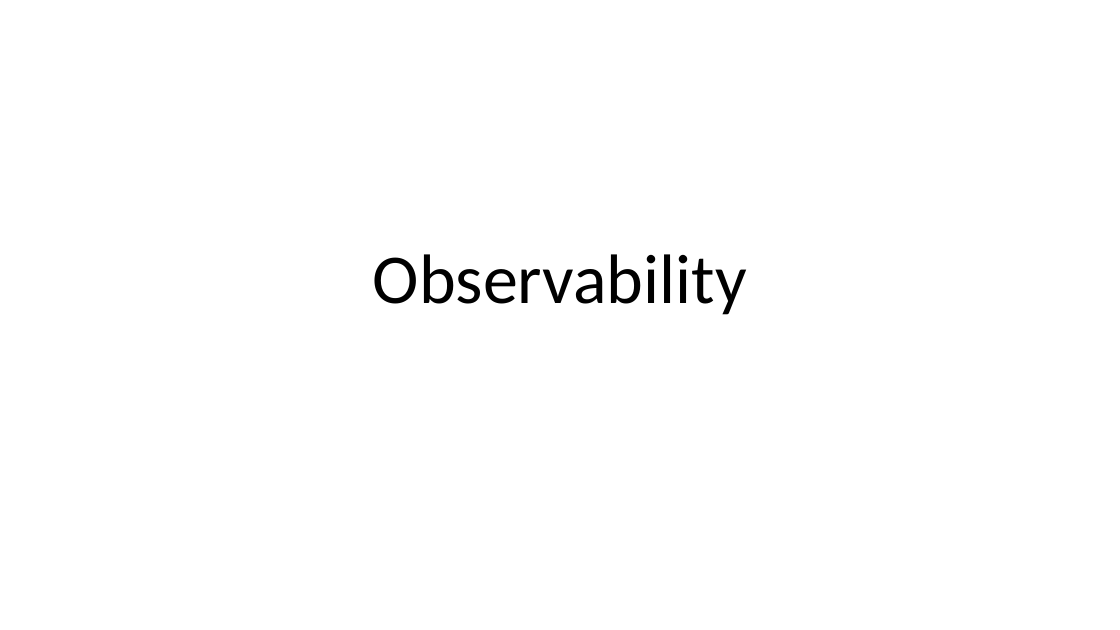
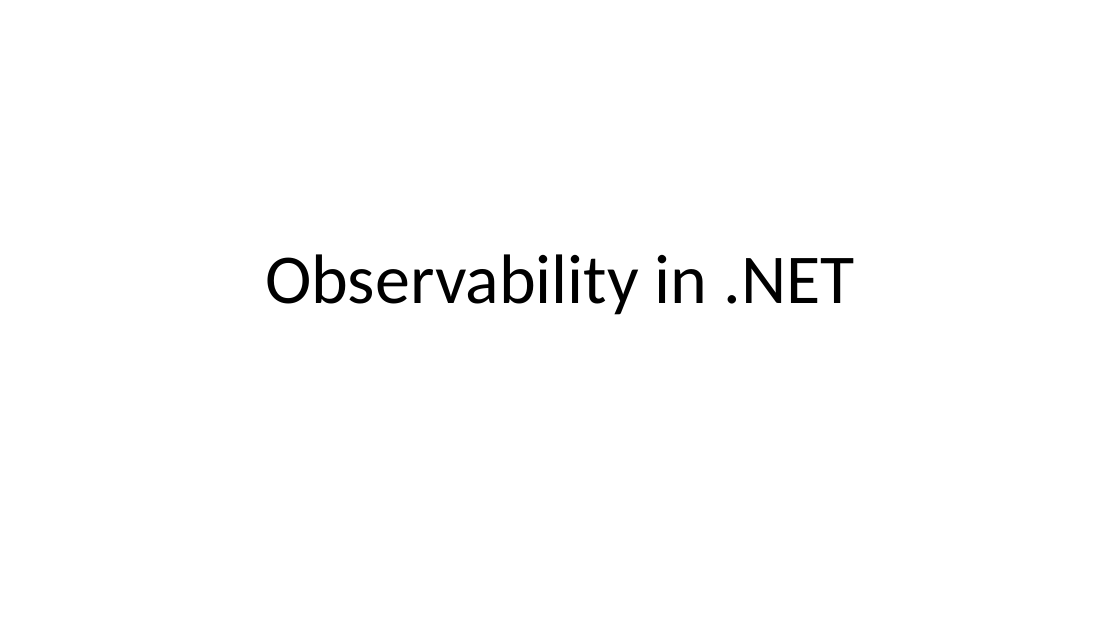
Before and after one commit to Islandskiy/observability, a slide deck: slide 1 of observability.pptx. Drawn at 1120x630 pixels with LibreOffice and Linux fonts; fonts in the diff are those of the drawing. Boxes give left, top, right and bottom in pixels: in the first picture for what was removed or moved away, otherwise in the second. Text is boxed around its words. In the diff, an @@ line names an element or a change of style, - is before the commit and + after.

```diff
--- a/observability.pptx
+++ b/observability.pptx
@@ title at (265, 254, 854, 315): text changed @@
-Observability
+Observability in .NET
```
Also in this commit, not shown: 1 other slide changed, 2 slides added, 1 slide removed, 2 other files.
